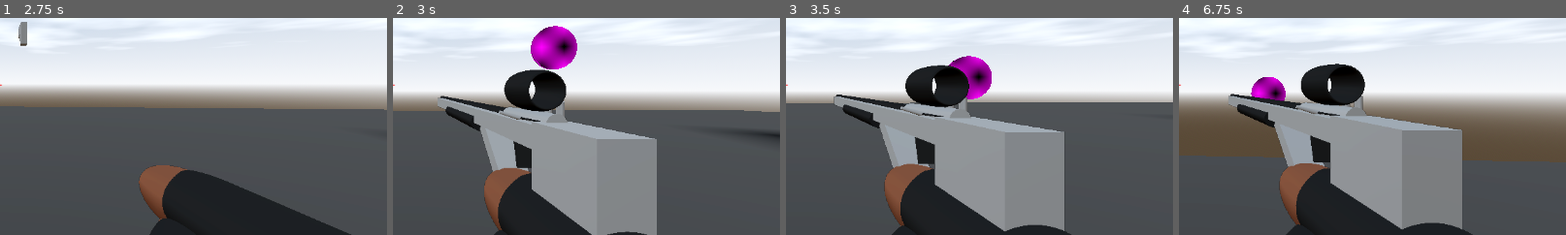
Above: before the commit, frames 1-4 (left to right).
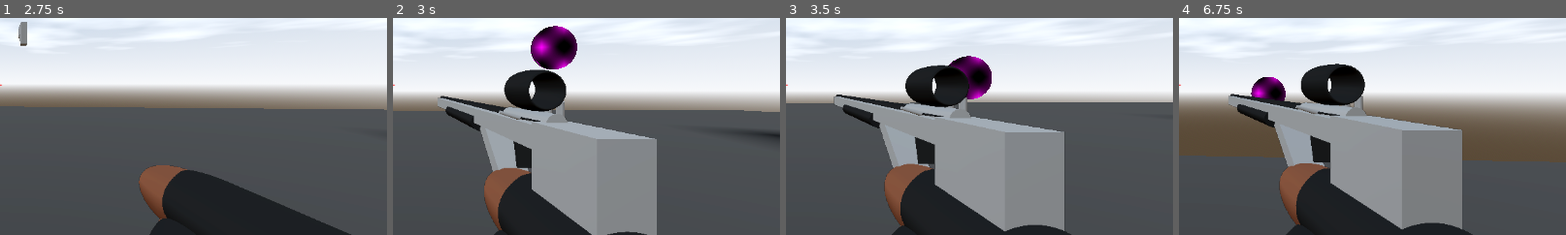
Above: after the commit, the same moments.

Repository: DylanFrenzy/The-Trials-and-Tribulations-of-Tim-Cheese
Game: Godot game, scene res://scenes/hud/start_screen.tscn
Same seed, same stepped clock (60 frames per second), same inputs: the game is played once before the commit and once after it.
Inputs (mouse positions are % of the whole screen's width and height, from its top left):
- Up to frame 1 (2.75 s): click "Start" at 0.5 s; move the mouse to (55, 50) at 1.27 s; press the mouse at (55, 50) at 1.28 s; hold W (move_forward) from 1.28 s (still down); tap Space (jump) at 1.52, 2.27 s; move the mouse to (45, 50) at 2.02 s; release the mouse at (45, 50) at 2.03 s; tap Shift (sprint) at 2.1 s
- Up to frame 2 (3 s): keep holding W (move_forward); move the mouse to (52, 48) at 2.77 s; hold Mouse wheel down (swap_weapon_down) from 2.78 s (still down)
- Up to frame 3 (3.5 s): keep holding W (move_forward); keep holding Mouse wheel down (swap_weapon_down)
- Up to frame 4 (6.75 s): move the mouse to (49, 52) at 3.52 s; release Mouse wheel down (swap_weapon_down) at 3.53 s; tap Mouse wheel up (swap_weapon_up) at 3.6 s; tap Space (jump) at 3.77, 4.52, 5.27 s; tap Enter at 4.25 s; move the mouse to (57, 51) at 4.27 s; hold Right mouse button (zoom) 4.28-5.03 s; move the mouse to (42, 49) at 5.02 s; click (42, 49) at 5.1 s; move the mouse to (51, 50) at 5.77 s; hold Shift (sprint) 5.78-6.53 s; move the mouse to (46, 48) at 6.52 s; release W (move_forward) at 6.53 s; hold D (move_right) from 6.53 s (still down); tap Mouse wheel down (swap_weapon_down) at 6.6 s
The pictures show only the part of the screen within x 50-100%, y 35-84%; the shares and areas given below are measured in that part.

Frame 1 is identical in both runs. In frame 2, 1.9% of the frame differs, in the area x 35-48%, y 3-24%; in frame 3, 1.2%; in frame 4, 0.7%.

Commit message:
force texture

Diff:
--- a/3d-project/assets/guns/sniper_rifle.tscn
+++ b/3d-project/assets/guns/sniper_rifle.tscn
@@ -79,6 +79,7 @@
 resource_local_to_scene = true
 shading_mode = 0
 albedo_texture = SubResource("ViewportTexture_egkls")
+albedo_texture_force_srgb = true
 uv1_offset = Vector3(0.235, -0.135, 0)
 
 [sub_resource type="CylinderMesh" id="CylinderMesh_7glw2"]
